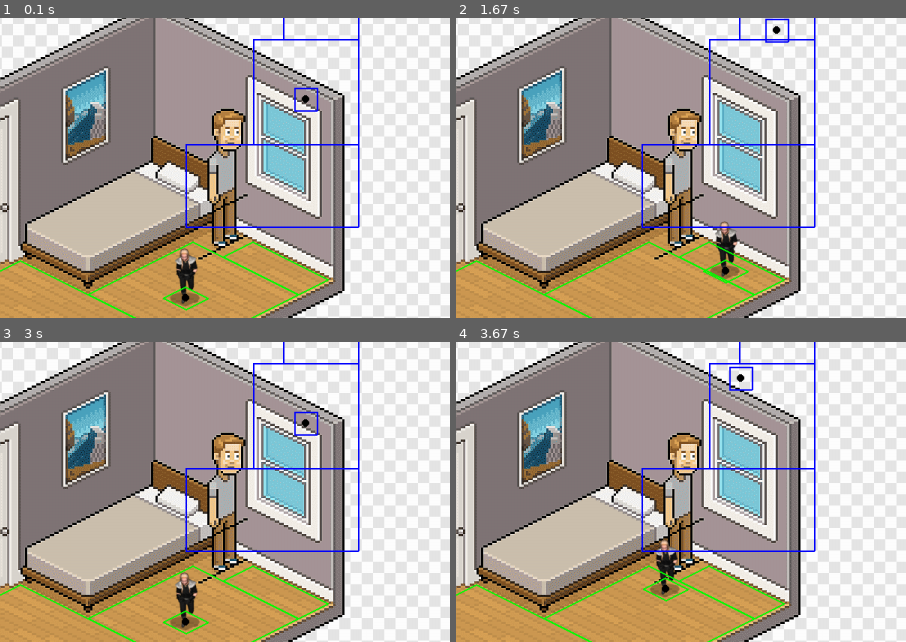
Above: before the commit, frames 1-4 (two rows, left to right).
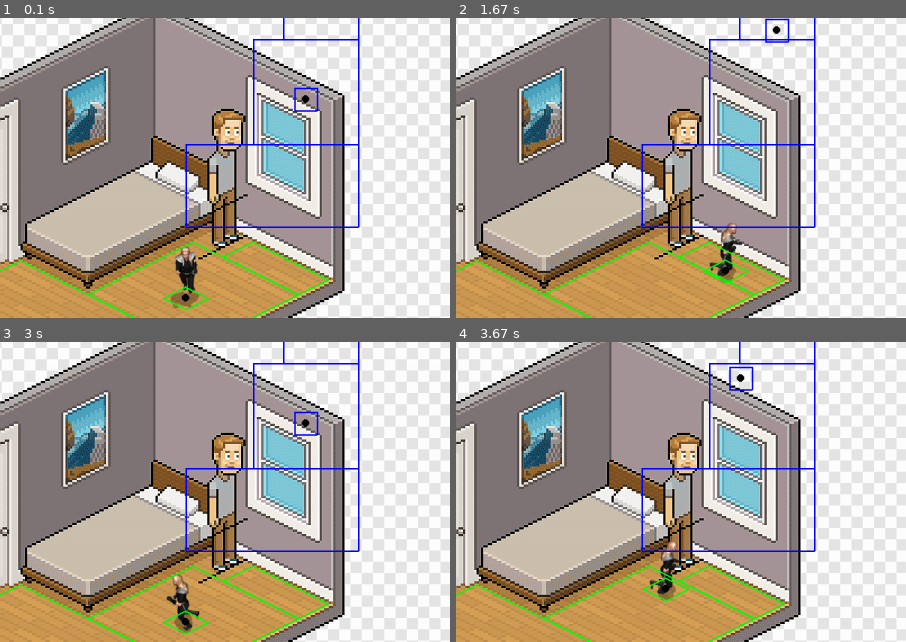
Above: after the commit, the same moments.

Repository: moises-dias/pygame-learning
Game: pygame game, started from main.py
Same seed, same stepped clock (60 frames per second), same inputs: the game is played once before the commit and once after it.
Inputs:
- Up to frame 1 (0.1 s): no input
- Up to frame 2 (1.67 s): hold Right 0.33-0.8 s; hold Up 0.83-1.13 s; hold Right 1.17-1.63 s
- Up to frame 3 (3 s): hold Left 1.67-2.2 s; hold Down 2.23-2.53 s; hold Left 2.57-2.97 s
- Up to frame 4 (3.67 s): hold Up 3-3.37 s; hold Right from 3.4 s (still down)
The pictures show only the part of the screen within x 24-74%, y 6-56%; the shares and areas given below are measured in that part.

The runs differ from the first frame. In frame 1, 0.4% of the frame differs, in the area x 38-45%, y 76-97%; in frame 2, 0.6%; in frame 3, 0.7%, in the area x 36-45%, y 76-98%; in frame 4, 0.6%.

Commit message:
adding direction to images

Diff:
--- a/main.py
+++ b/main.py
@@ -50,8 +50,13 @@
     if keys[pygame.K_DOWN]:
         down = 1
 
-    player.walk(up, down, left, right, stage.floor.squares)
+    if (up + down + left + right) > 0:
+        player.walking = True
+        player.walk(up, down, left, right, stage.floor.squares)
+    else:
+        player.walking = False
 
+    player.update()
 
     screen.fill((0, 0, 0))
     screen.blit(image, image_rect)
--- a/player.py
+++ b/player.py
@@ -19,9 +19,27 @@
         ]
         self.speed = 2
         self.speed_reducer = 0.5
+        self.walking = False
+        self.direction = "S"
+
+        # TODO talvez isso fique melhor dentro da classe sprite
+        self.direction_dict = {
+            (1, 0, 0, 0): "N",
+            (0, 1, 0, 0): "S",
+            (0, 0, 1, 0): "O",
+            (0, 0, 0, 1): "E",
+            (1, 0, 1, 0): "NO",
+            (1, 0, 0, 1): "NE",
+            (0, 1, 1, 0): "SO",
+            (0, 1, 0, 1): "SE",
+        }
+
 
     #TODO walk tem que atualizar os atributos da sprite
     def walk(self, up, down, left, right, floor_bboxes):
+
+        self.update_direction(up, down, left, right)
+
         d_x = 0
         d_y = 0
         isometric_d_x = 0
@@ -122,3 +140,17 @@
             self.isometric_pos[0] - self.sprite.offset_x,
             self.isometric_pos[1] - self.sprite.offset_y
         ]
+
+    def update(self):
+        self.sprite.update(self.direction, self.walking)
+
+    def update_direction(self, up, down, left, right):
+        if up == down:
+            up = 0
+            down = 0
+        if left == right:
+            left = 0
+            right = 0
+
+        if (up, down, left, right) in self.direction_dict:
+            self.direction = self.direction_dict[(up, down, left, right)]
--- a/player_sprite.py
+++ b/player_sprite.py
@@ -4,10 +4,43 @@
         self.sprite_sheet = sprite_sheet
         self.offset_x = 50
         self.offset_y = 80
+        self.frame_w = 100
+        self.frame_h = 100
+        self.direction = "S"
+        self.moving = True
+        self.tick_count = 0
+        self.tick_per_frame = 5
+        self.current_frame = 0
+        self.max_frame = 8
+
+        self.direction_dict_sprite = {
+            "S": 0,
+            "O": 1,
+            "E": 2,
+            "N": 3,
+            "SO": 4,
+            "NO": 5,
+            "SE": 6,
+            "NE": 7,
+        }
 
     def get_image(self):
-        cropped_image = self.sprite_sheet.subsurface((0, 0, 100, 100))
+        cropped_image = self.sprite_sheet.subsurface(
+            (
+                self.current_frame * self.frame_w,
+                self.direction_dict_sprite[self.direction] * self.frame_h,
+                self.frame_w,
+                self.frame_h
+            )
+        )
         return cropped_image
 
-    # def clear_images(self):
-    #     self.images.clear()
+    def update(self, direction, walking):
+        self.tick_count += 1
+        if self.tick_count >= self.tick_per_frame:
+            self.tick_count = 0
+            self.current_frame += 1
+            if self.current_frame >= self.max_frame:
+                self.current_frame = 0
+
+        self.direction = direction
